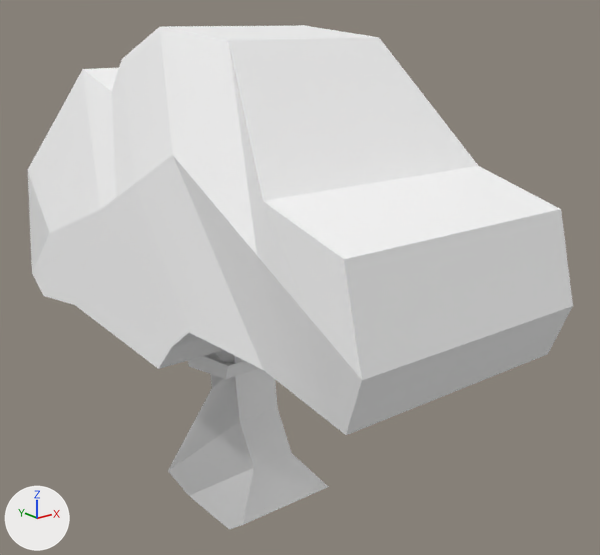
An edit to the glTF model assets/objects/Vegetables/Spinach/Spinach.glb, drawn before and after from the same camera.
One viewpoint serves both versions: a camera (50 mm lens) standing at (-2.08, -2.92, 1.31) and looking at (0.27, 0.02, 0.13). The axes (+X, +Y, +Z) are drawn at lower left. The lights are the same throughout. The first picture is the older version. Where no turn or scale is listed for an object, it has been applied to the vertices. Vertices at exactly the same position are counted once.
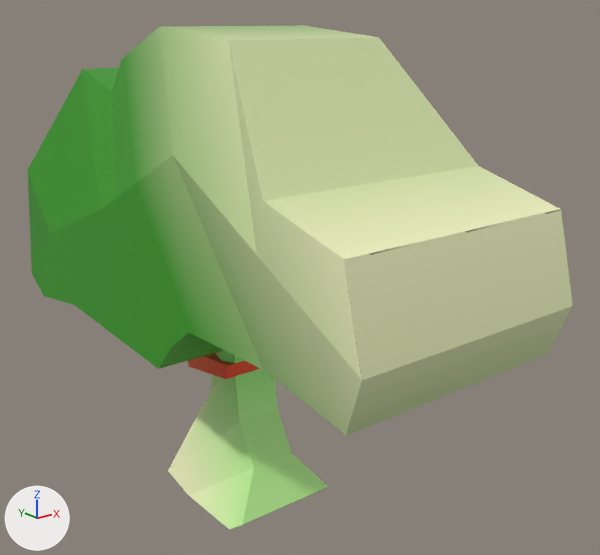
Changed parts and their boxes (x1, y1, x2, y2) in the pictures (600 x 555 px):
'Cube.001', surface changed (darker): (28, 25, 573, 435) in both
'Cube', surface changed (white to green): (168, 350, 328, 529) in both
'Cube.002', surface changed (white to red): (188, 353, 260, 379) in both

The change in detail:
Picture 'Tie Texture' (img_tie_texture) is new.
Picture 'Leaf Texture' (img_leaf_texture) is new.
Picture 'Rod Texture' (img_rod_texture) is new.
In material 'Material' (mat_material), base_color is no longer (1.0, 1.0, 1.0), white #ffffff.
In material 'Material' (mat_material), metallic goes from 1.0 to 0.0.
In material 'Material' (mat_material), texture is now set to img_rod_texture.
In material 'Material.002' (mat_material_002), base_color is no longer (1.0, 1.0, 1.0), white #ffffff.
In material 'Material.002' (mat_material_002), texture is now set to img_leaf_texture.
In material 'Material.001' (mat_material_001), base_color is no longer (1.0, 1.0, 1.0), white #ffffff.
In material 'Material.001' (mat_material_001), texture is now set to img_tie_texture.
me_cube_001 has 54 vertices, 104 faces and spans x -0.48..0.61, y -1.23..1.6, z -0.15..1.27.
me_cube_001 is used by ob_cube_001; location (0.0, 0.0, 0.0).
me_cube_001 part 1: texture (UV) coordinates of 104 of 104 faces, centred in x -0.48..0.61, y -1.2..1.55, z -0.13..1.25, changed; they spanned u 0.12..0.88, v 0.0..1.0 and now span u 0.0..0.9, v 0.0..1.0.
